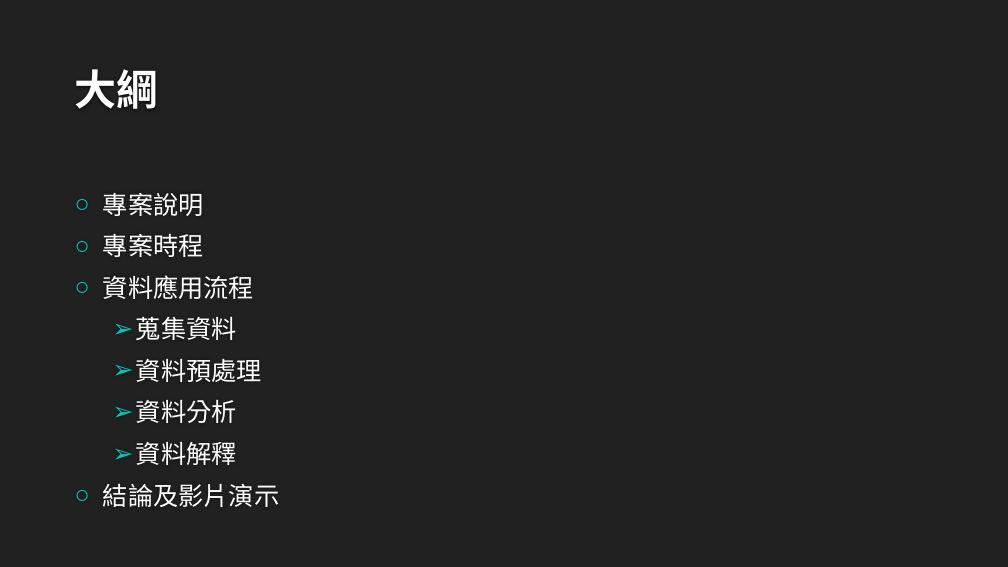
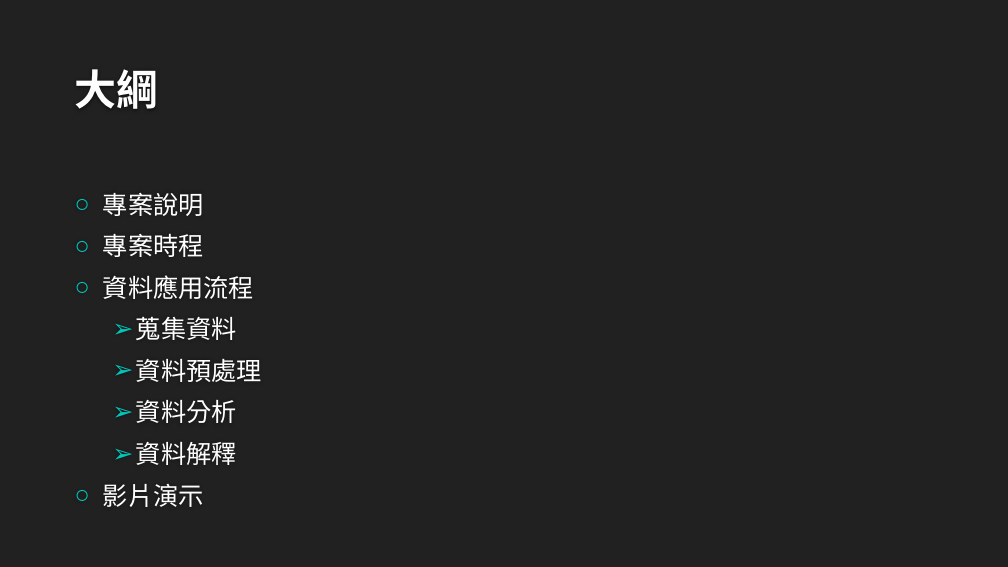
Before and after one commit to xuanlll17/creditcard, a slide deck: slide 2 of 信用卡消費樣態.pptx. Drawn at 1008x567 pixels with LibreOffice and Linux fonts; fonts in the diff are those of the drawing; background and template pictures are left out. Boxes give left, top, right and bottom in pixels: in the first picture for what was removed or moved away, otherwise in the second. Text is boxed around its words. In the diff, an @@ line names an element or a change of style, - is before the commit and + after.

```diff
--- a/信用卡消費樣態.pptx
+++ b/信用卡消費樣態.pptx
@@ text at [103,484,204,507]: text changed @@
-○ 結論及影片演示
+○ 影片演示
```
Also in this commit, not shown: 3 slides added, 1 slide removed, 2 other files.
